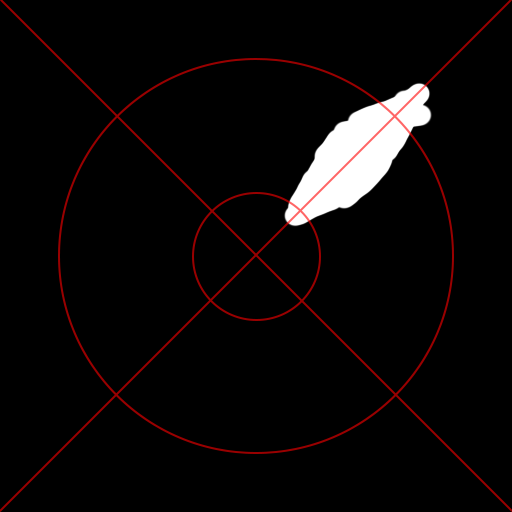
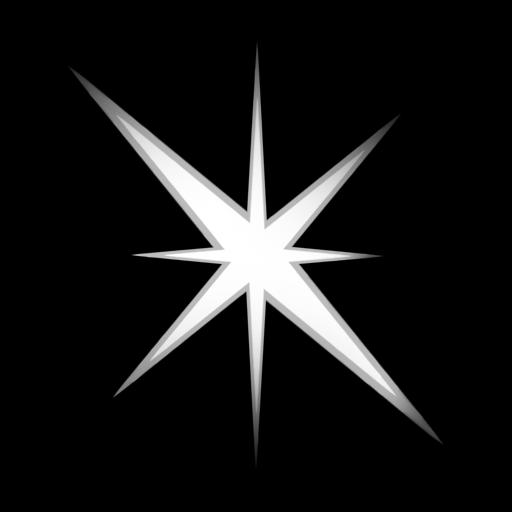
Layers edited between the first and the second 512 x 512 image:
hid group "가이드 라인" (4 layers) over left=0, top=0, right=512, bottom=512
added layer "레이어 6" above "레이어 2" over left=68, top=42, right=444, bottom=469
hid "레이어 1", painted on it over left=0, top=0, right=512, bottom=512
